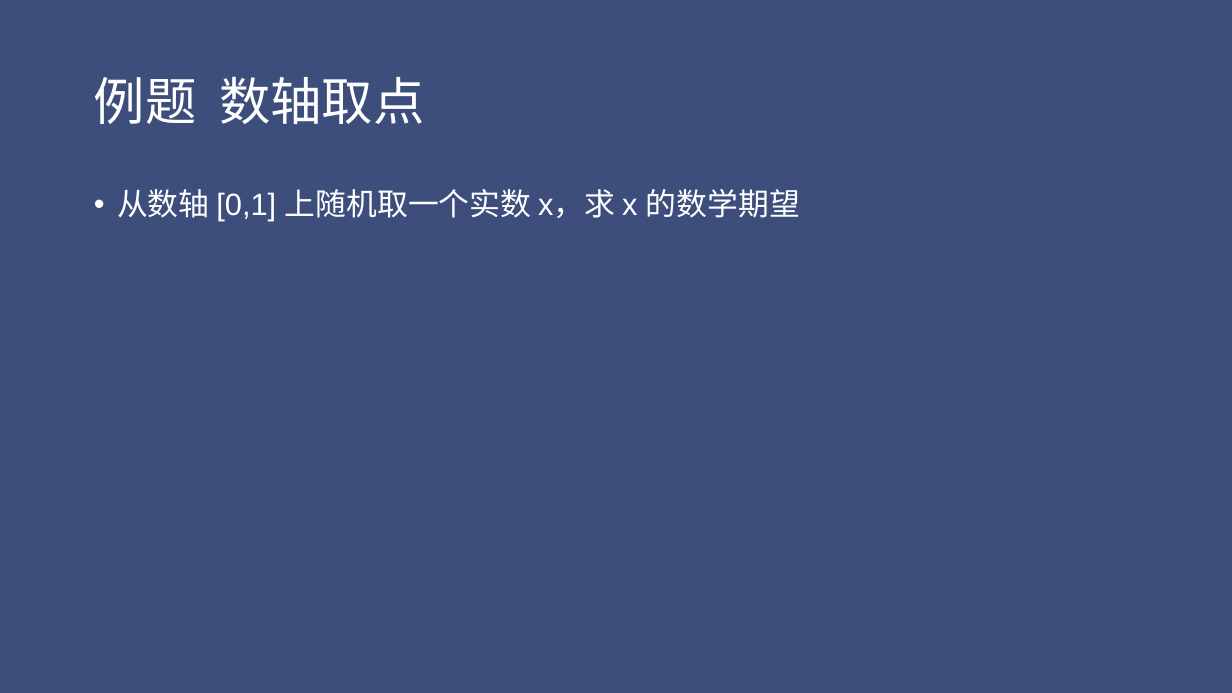
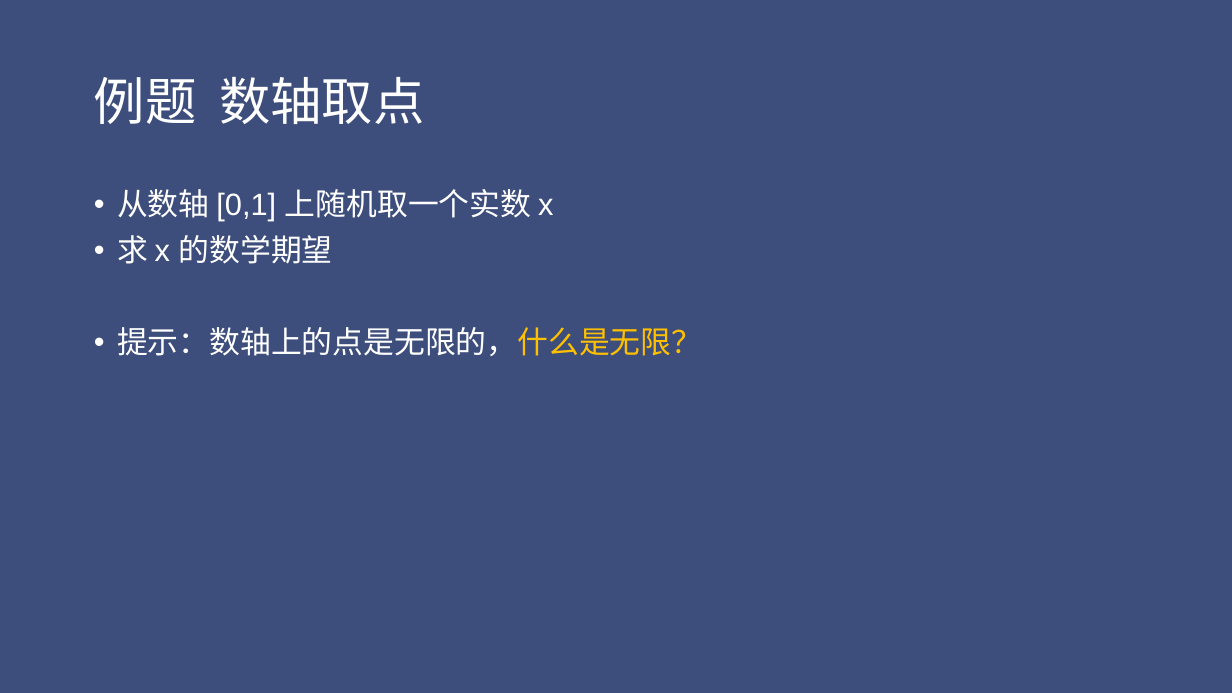
Before and after one commit to Chty-syq/OIblog, a slide deck: slide 48 of file/概率与期望.pptx (slide 33 before the commit). Drawn at 1232x693 pixels with LibreOffice and Linux fonts; fonts in the diff are those of the drawing. Boxes give left, top, right and bottom in pixels: in the first picture for what was removed or moved away, otherwise in the second. Text is boxed around its words. In the diff, an @@ line names an element or a change of style, - is before the commit and + after.

```diff
--- a/file/概率与期望.pptx
+++ b/file/概率与期望.pptx
@@ text at [117, 189, 702, 356]: text changed @@
-• 从数轴 [0,1] 上随机取一个实数 x，求 x 的数学期望
+• 从数轴 [0,1] 上随机取一个实数 x
+• 求 x 的数学期望
+• 提示：数轴上的点是无限的，什么是无限？
```
Also in this commit, not shown: 9 other slides changed, 44 slides added, 3 other files.
